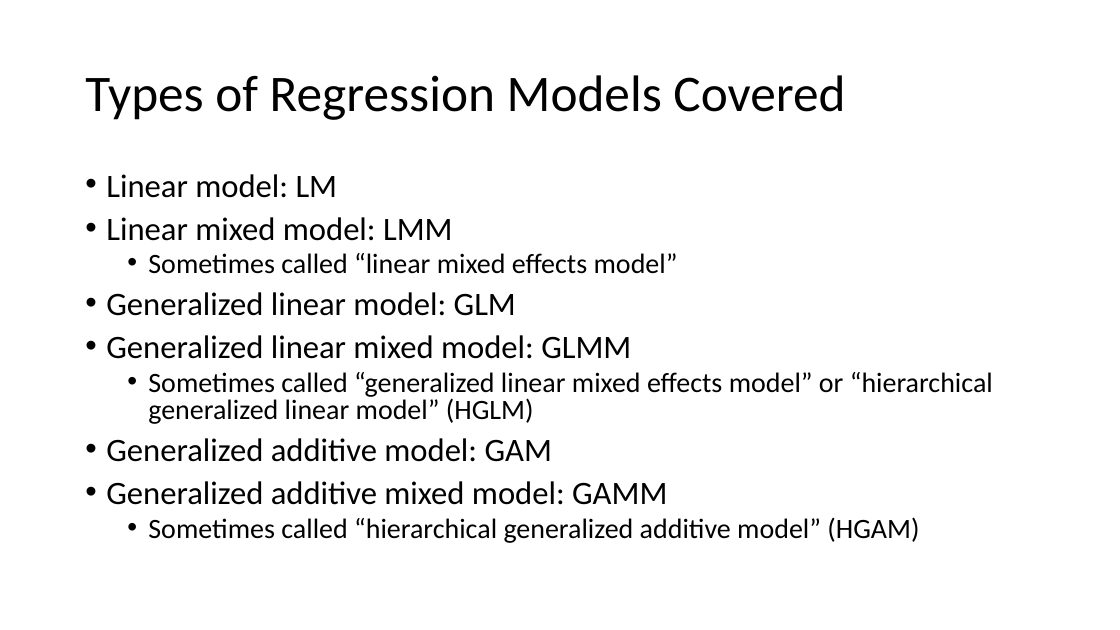
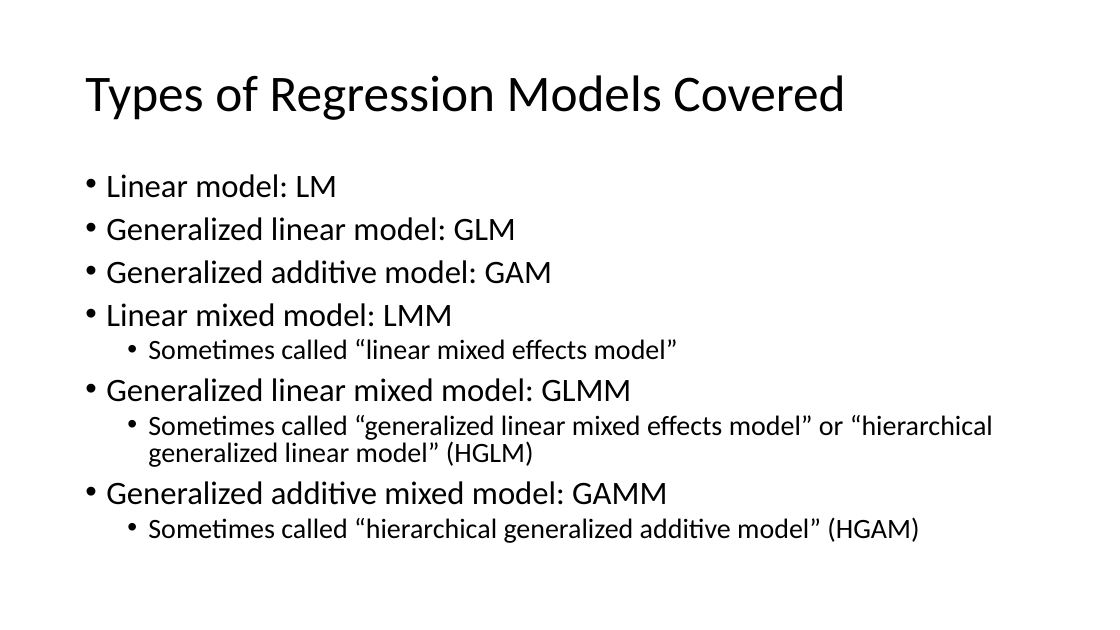
Before and after one commit to ELaBrecque-MMC/RegressionModelOverview, a slide deck: slide 4 of Notes/RegressionModelOverview.pptx. Drawn at 1120x630 pixels with LibreOffice and Linux fonts; fonts in the diff are those of the drawing. Boxes give left, top, right and bottom in pixels: in the first picture for what was removed or moved away, otherwise in the second. Text is boxed around its words. In the diff, an @@ line names an element or a change of style, - is before the commit and + after.

Commit message:
Adding Figures folder. Finished text for LMM. Moved all mixed model stuff to the end. Began intro slide for GLM.

```diff
--- a/Notes/RegressionModelOverview.pptx
+++ b/Notes/RegressionModelOverview.pptx
@@ text at box(106, 217, 552, 284): paragraphs added @@
+• Generalized linear model: GLM
+• Generalized additive model: GAM
@@ text at box(106, 292, 516, 316): paragraph removed @@
-• Generalized linear model: GLM
@@ text at box(106, 438, 552, 462): paragraph removed @@
-• Generalized additive model: GAM
```
Also in this commit, not shown: 3 other slides changed, 5 slides added, 1 other file.
